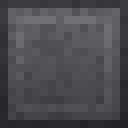
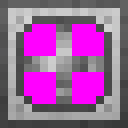
Before/after of a w=128, h=128 layered artwork. What changed in the layer stack:
showed group "Details" (63 layers) over left=0, top=0, right=128, bottom=128
added group "CutoutCross" with 4 layers in group "Details" over left=16, top=16, right=112, bottom=112
moved "Border" (2nd of 8, in "Details" › "CutoutCross") into group "CutoutCross", painted on it, masked it over left=16, top=16, right=112, bottom=112
added layer "Light" (3rd of 7, in "Details" › "CutoutCross") (screen) in group "CutoutCross" over left=24, top=24, right=104, bottom=104
added layer "Overlay" (1st of 4, in "Details" › "CutoutCross") in group "CutoutCross" over left=24, top=24, right=104, bottom=104
moved "Cutout" (1st of 4, in "Details" › "CutoutCross") into group "CutoutCross", painted on it over left=24, top=24, right=104, bottom=104
showed group "Top" (2 layers) over left=8, top=8, right=120, bottom=120
showed group "Medium" (5 layers) over left=0, top=0, right=128, bottom=128
hid group "DarkBlue" (6 layers) over left=0, top=0, right=128, bottom=128
